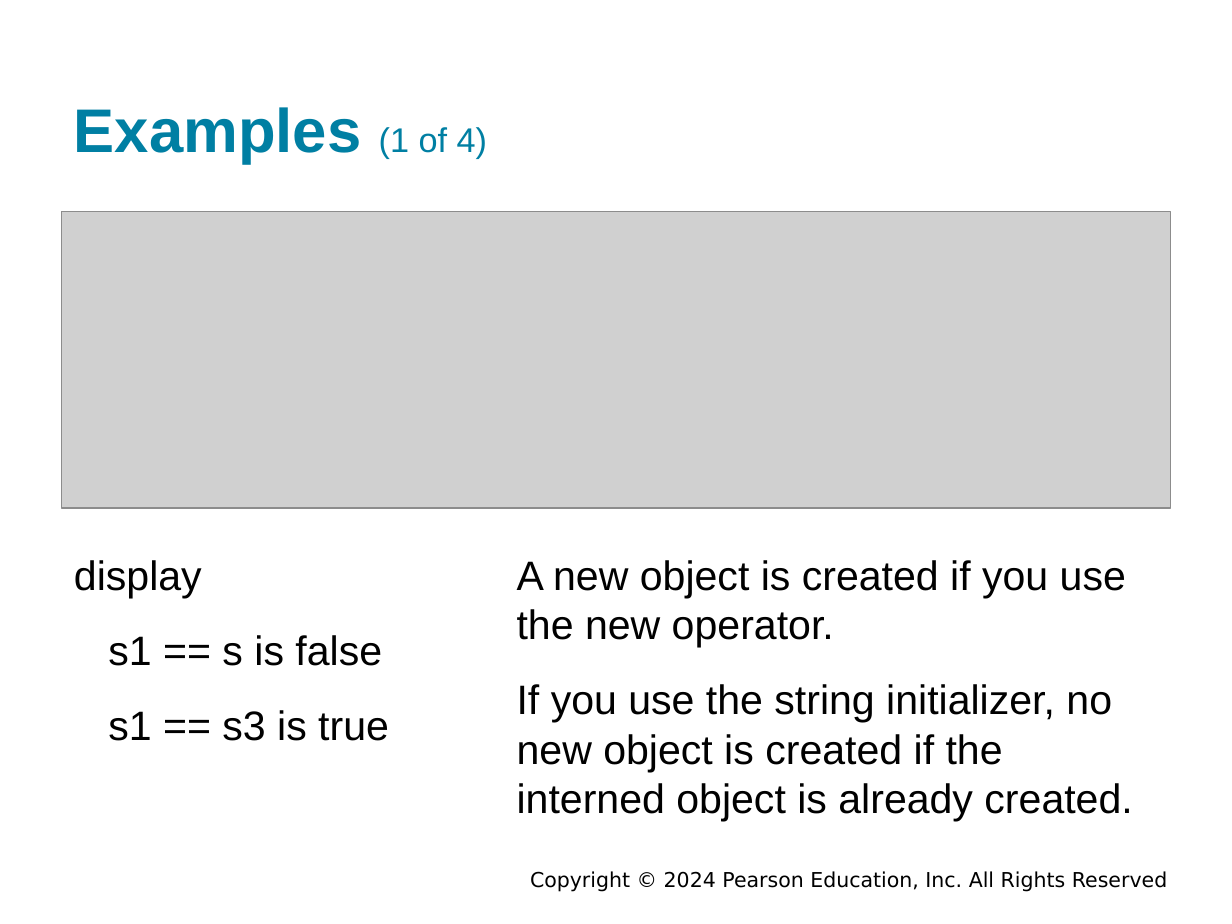
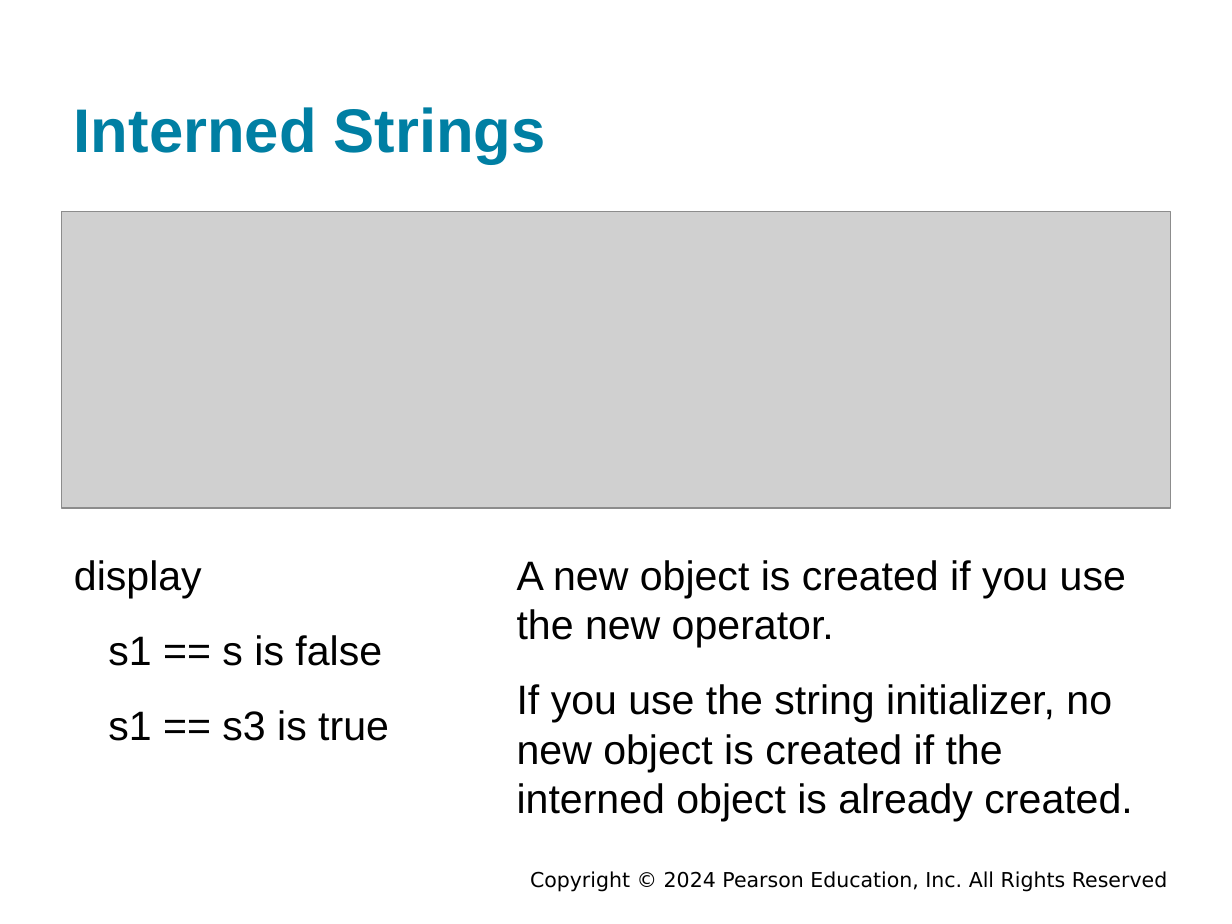
Before and after one commit to bzartoshty/bzartoshty.github.io, a slide deck: slide 17 of COMP110/Lectures/Chapter10/Chapter10.pptx (slide 30 before the commit). Drawn at 1232x924 pixels with LibreOffice and Linux fonts; fonts in the diff are those of the drawing; grey boxes stand for pictures; background and template pictures are left out. Boxes give left, top, right and bottom in pixels: in the first picture for what was removed or moved away, otherwise in the second. Text is boxed around its words. In the diff, an @@ line names an element or a change of style, - is before the commit and + after.

```diff
--- a/COMP110/Lectures/Chapter10/Chapter10.pptx
+++ b/COMP110/Lectures/Chapter10/Chapter10.pptx
@@ title at (74,107,546,163): text changed @@
-Examples (1 of 4)
+Interned Strings
```
Also in this commit, not shown: 2 other slides changed, 3 slides added, 21 slides removed, 1 other file.
